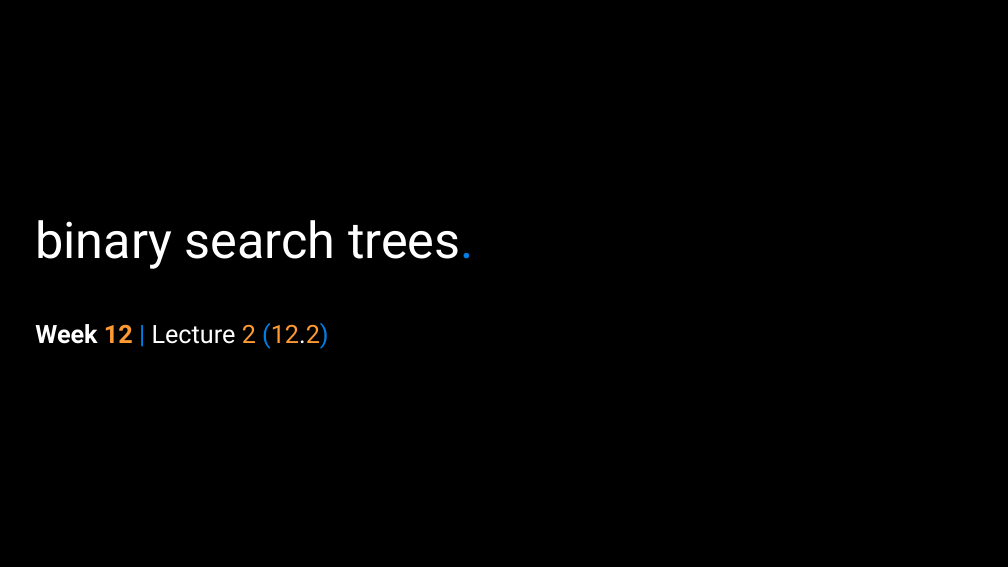
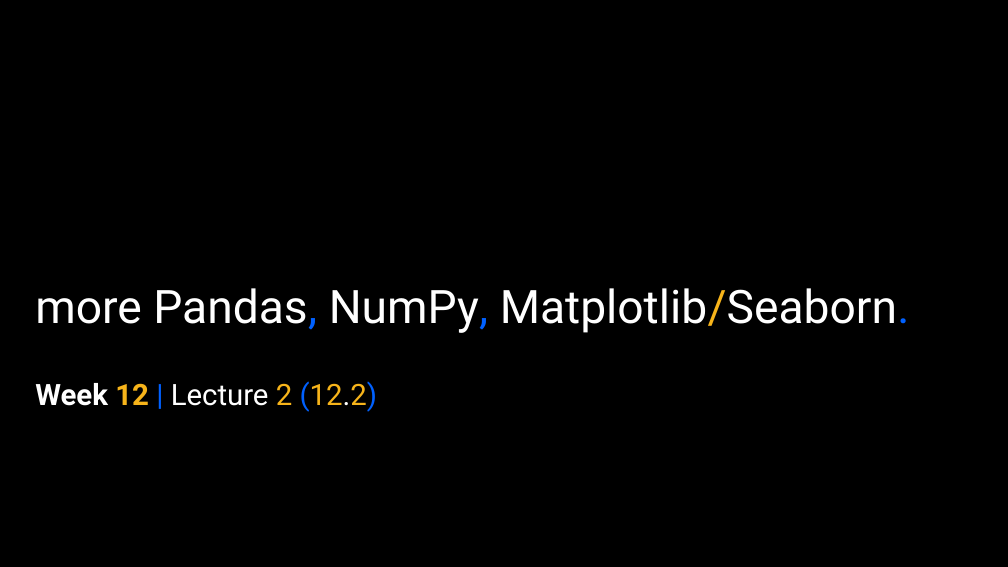
Before and after one commit to APS106/APS106-winter-2024-kinsella-goodfellow, a slide deck: slide 1 of lectures/week12/lecture2/slides/week12_lecture2.pptx. Drawn at 1008x567 pixels with LibreOffice and Linux fonts; fonts in the diff are those of the drawing; background and template pictures are left out. Boxes give left, top, right and bottom in pixels: in the first picture for what was removed or moved away, otherwise in the second. Text is boxed around its words. In the diff, an @@ line names an element or a change of style, - is before the commit and + after.

```diff
--- a/lectures/week12/lecture2/slides/week12_lecture2.pptx
+++ b/lectures/week12/lecture2/slides/week12_lecture2.pptx
@@ title "more Pandas, NumPy, Matplotlib/Seaborn." at bbox=[35, 288, 910, 333]: vertical alignment bottom to middle @@
@@ title at bbox=[35, 288, 910, 333]: text changed; size 48 to 44 pt @@
-binary search trees.
+more Pandas, NumPy, Matplotlib/Seaborn.
@@ subtitle "Week 12 | Lecture 2 ...": place and size @@
-subtitle "Week 12 | Lecture 2 ..." at bbox=[35, 323, 329, 349]
+subtitle "Week 12 | Lecture 2 ..." at bbox=[35, 381, 378, 412]
@@ subtitle "Week 12 | Lecture 2 ..." at bbox=[35, 381, 378, 412]: size 24 to 28 pt; text colour #FF9933 to #F7B41A in "12 2 (12.2)"; text colour #017EE5 to #0061FF in "| (12.2)" @@
```
Also in this commit, not shown: 2 other slides changed, 1 slide added, 152 slides removed, 7 other files.
